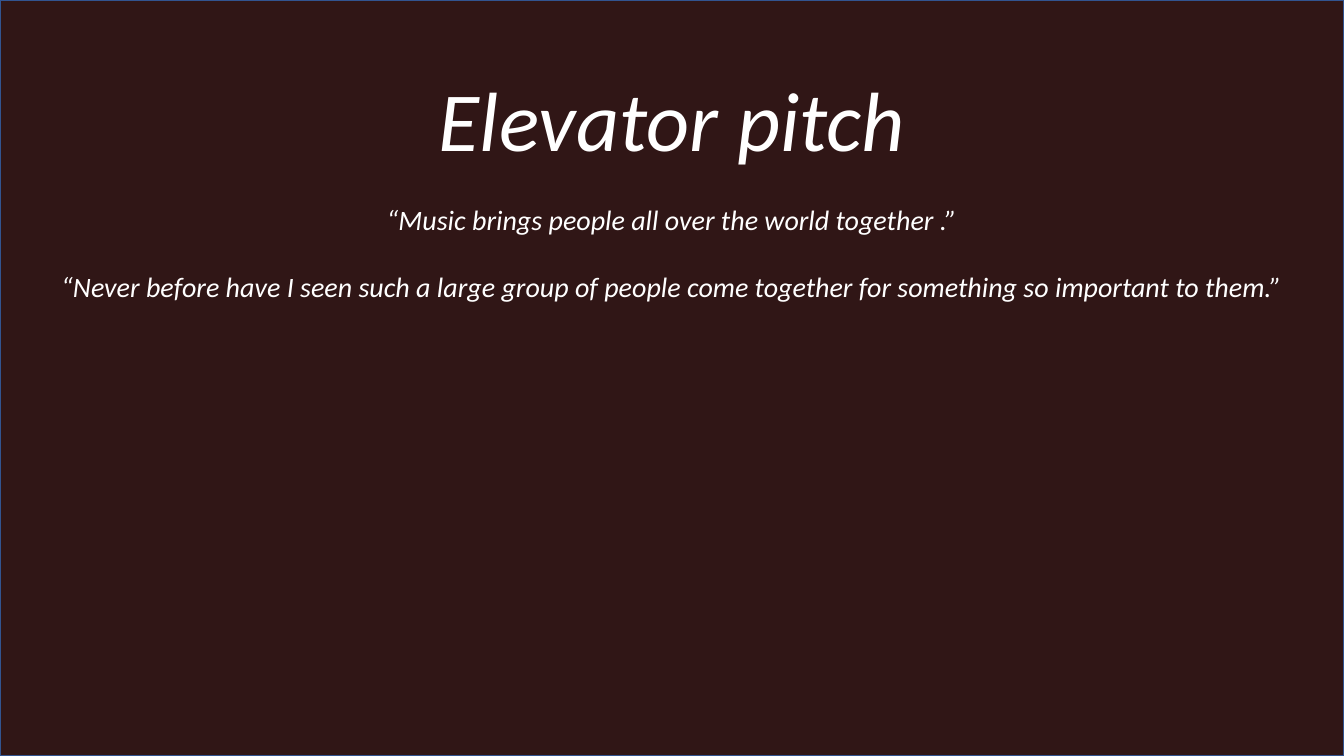
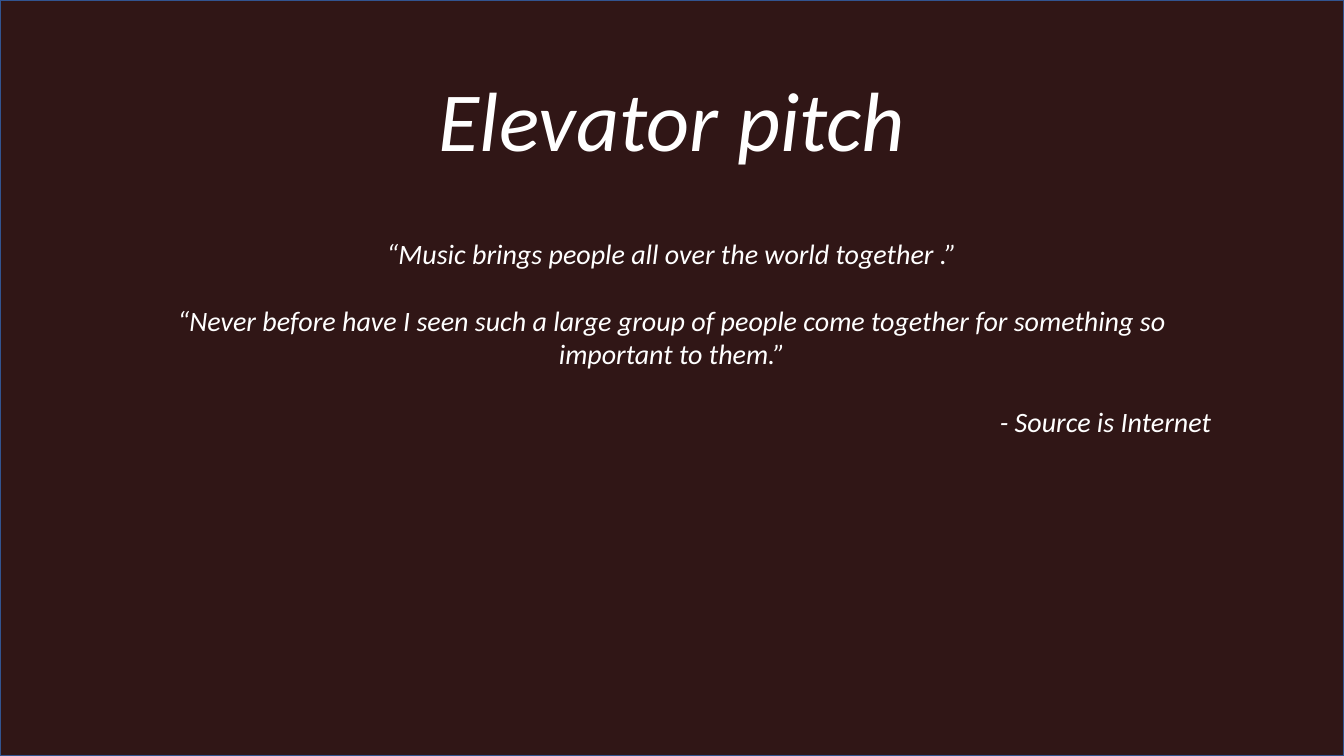
Before and after one commit to PManapat/Music-VP, a slide deck: slide 2 of Project1.pptx. Drawn at 1344x756 pixels with LibreOffice and Linux fonts; fonts in the diff are those of the drawing; background and template pictures are left out; a plain dark background stands for a picture behind light text. Boxes give left, top, right and bottom in pixels: in the first picture for what was removed or moved away, otherwise in the second. Text is boxed around its words. In the diff, an @@ line names an element or a change of style, - is before the commit and + after.

```diff
--- a/Project1.pptx
+++ b/Project1.pptx
@@ text "“Music brings people all over ...": place and size @@
-text "“Music brings people all over ..." at (61,210,1281,302)
+text "“Music brings people all over ..." at (178,244,1211,433)
@@ text at (1015,412,1211,433): paragraph added @@
+- Source is Internet
```
Also in this commit, not shown: 3 other slides changed, 1 other file.
